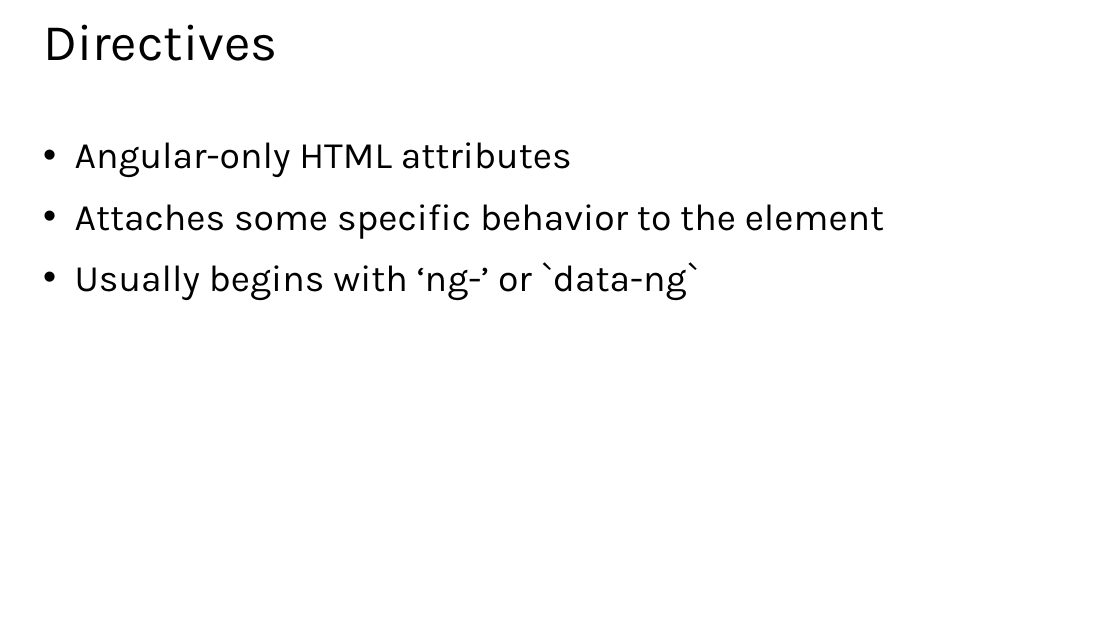
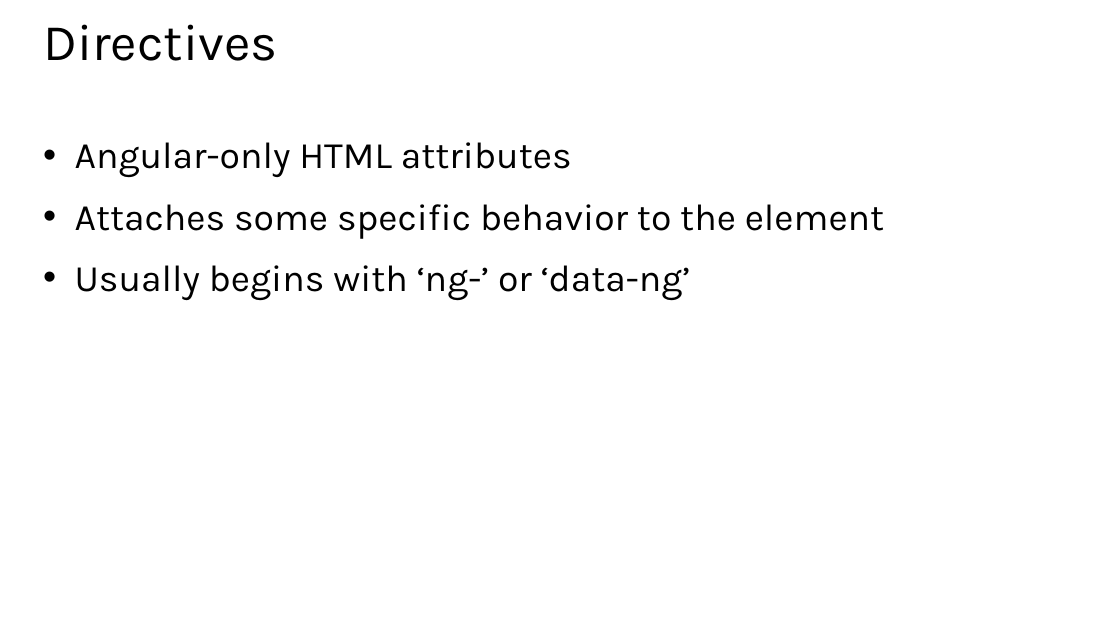
Before and after one commit to hwz/chirp, a slide deck: slide 9 of slides/module2.pptx. Drawn at 1120x630 pixels with LibreOffice and Linux fonts; fonts in the diff are those of the drawing. Boxes give left, top, right and bottom in pixels: in the first picture for what was removed or moved away, otherwise in the second. Text is boxed around its words. In the diff, an @@ line names an element or a change of style, - is before the commit and + after.

```diff
--- a/slides/module2.pptx
+++ b/slides/module2.pptx
@@ text at (75, 265, 691, 301): text changed @@
-• Usually begins with ‘ng-’ or `data-ng`
+• Usually begins with ‘ng-’ or ‘data-ng’
```
Also in this commit, not shown: 1 other slide changed, 1 other file.
